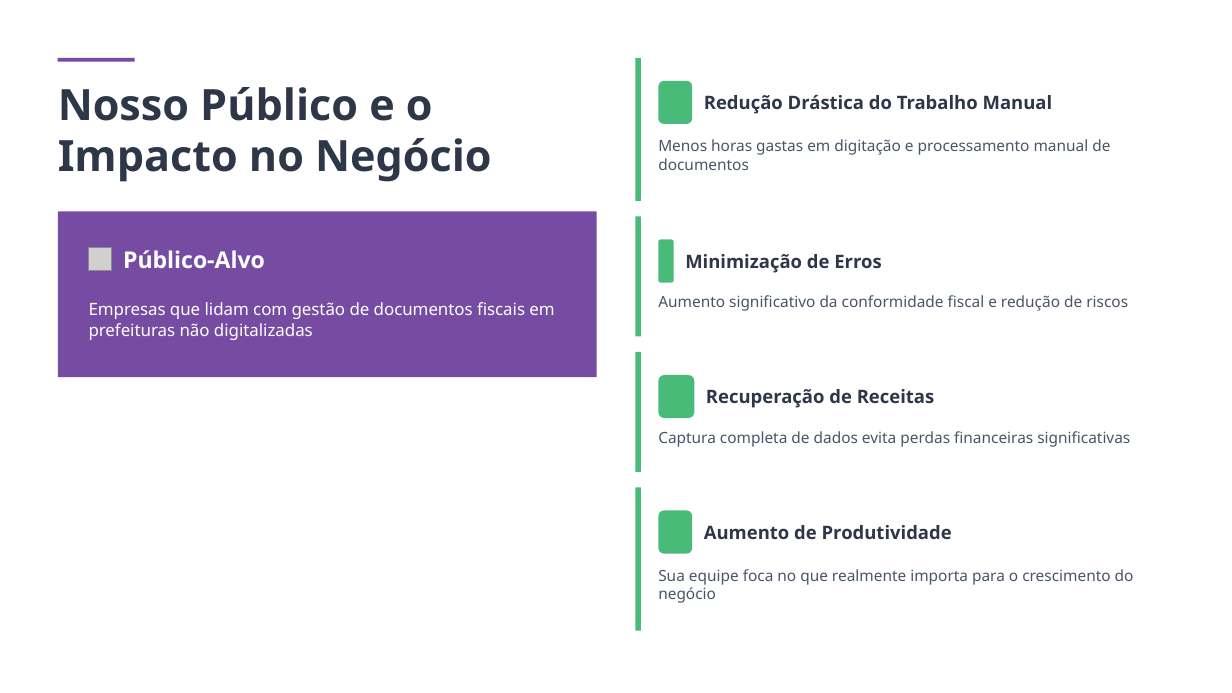
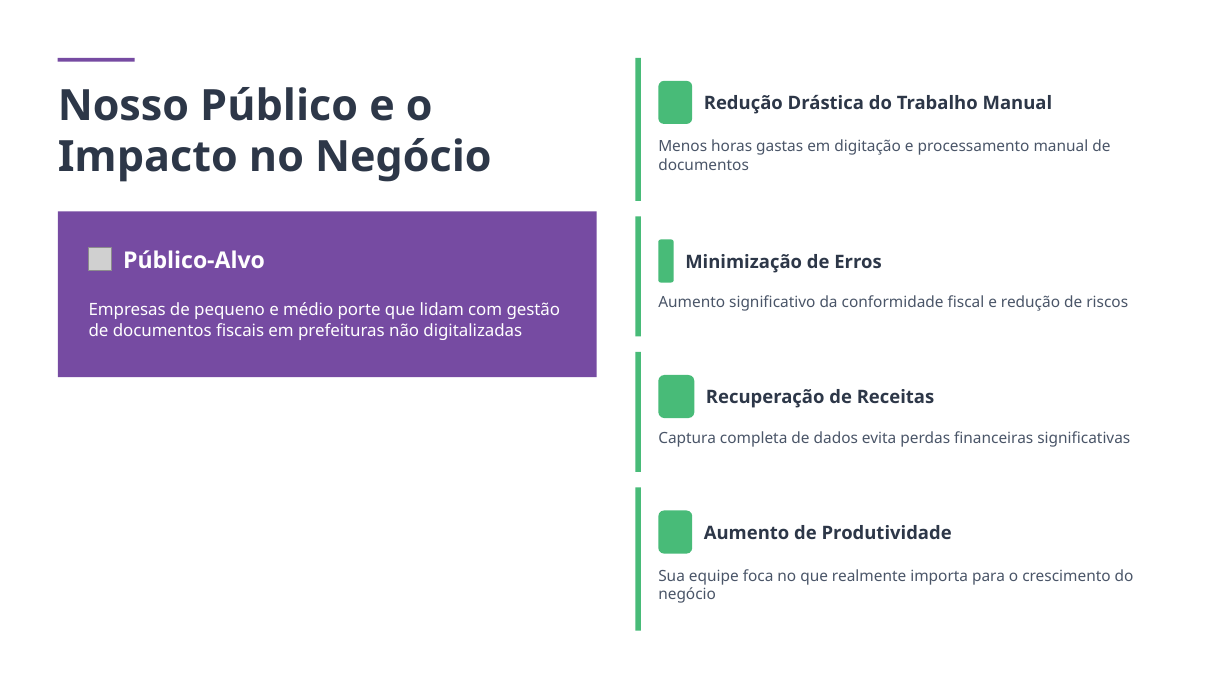
Before and after one commit to ge-i2a2-maverick/I2A2_Agentes_Inteligentes_Projeto_Final, a slide deck: slide 5 of Projeto Final -Artefatos/I2A2_Agentes_Inteligentes_Projeto_Final_ge-i2a2-maverick.pptx. Drawn at 1232x693 pixels with LibreOffice and Linux fonts; fonts in the diff are those of the drawing; grey boxes stand for pictures; background and template pictures are left out. Boxes give left, top, right and bottom in pixels: in the first picture for what was removed or moved away, otherwise in the second. Text is boxed around its words. In the diff, an @@ line names an element or a change of style, - is before the commit and + after.

```diff
--- a/Projeto Final -Artefatos/I2A2_Agentes_Inteligentes_Projeto_Final_ge-i2a2-maverick.pptx
+++ b/Projeto Final -Artefatos/I2A2_Agentes_Inteligentes_Projeto_Final_ge-i2a2-maverick.pptx
@@ text at box(89, 302, 561, 340): text changed @@
-Empresas que lidam com gestão de documentos fiscais em prefeituras não digitalizadas
+Empresas de pequeno e médio porte que lidam com gestão de documentos fiscais em prefeituras não digitalizadas
```
Also in this commit, not shown: 1 slide added, 1 slide removed, 1 other file.
